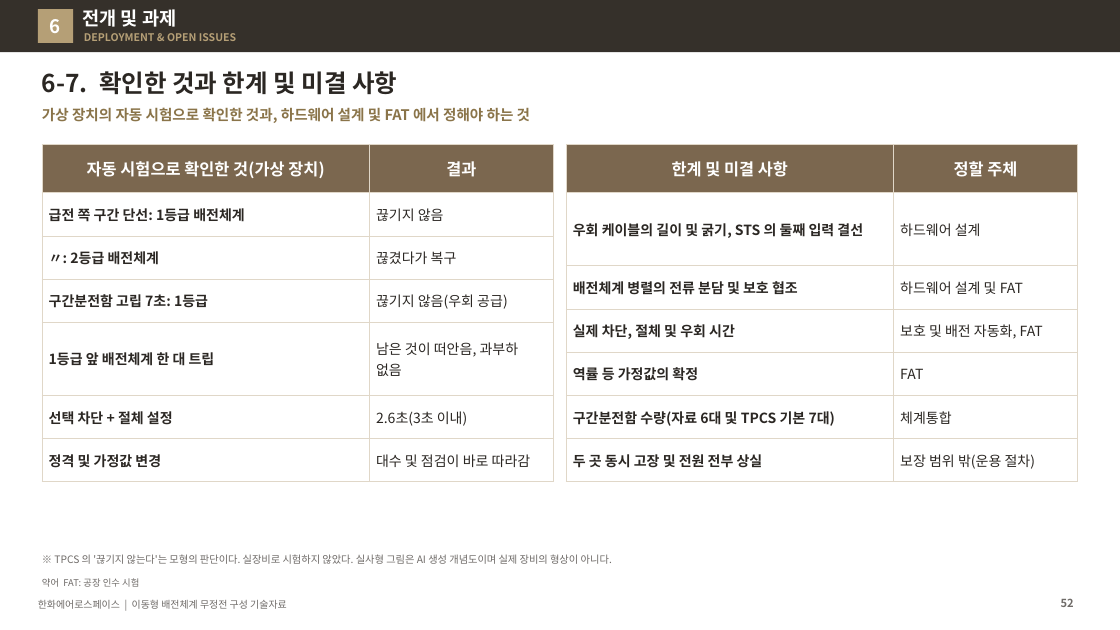
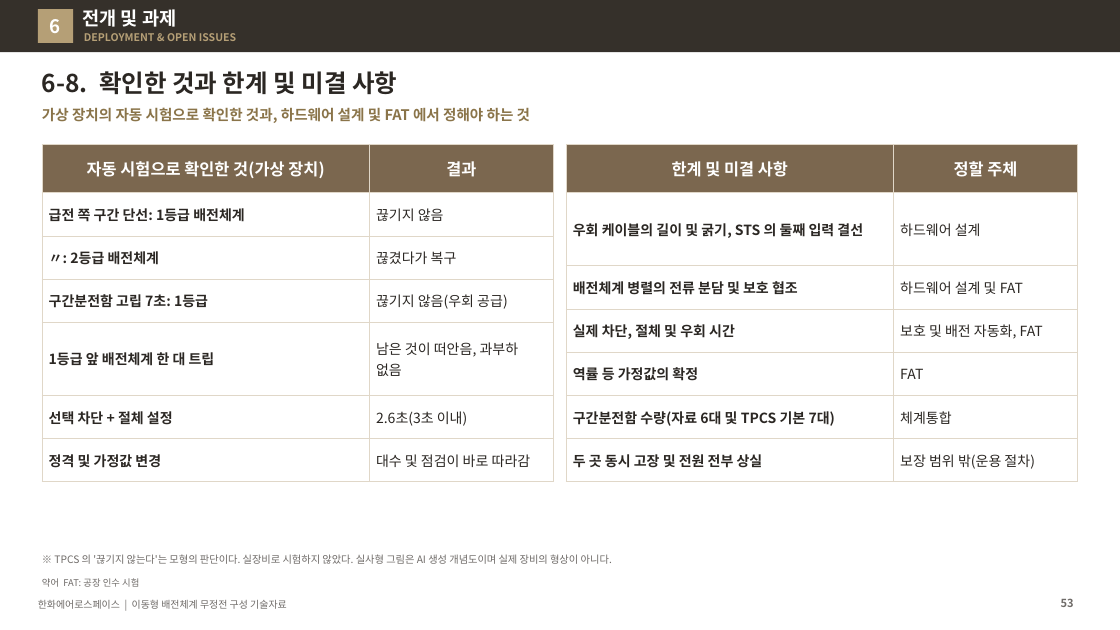
Before and after one commit to byunjd112-hue/headroom, a slide deck: slide 53 of mobile_ems/docs/out/IFPS_이동형배전체계_무정전구성_기술자료_Rev72.pptx (slide 52 before the commit). Drawn at 1120x630 pixels with LibreOffice and Linux fonts; fonts in the diff are those of the drawing. Boxes give left, top, right and bottom in pixels: in the first picture for what was removed or moved away, otherwise in the second. Text is boxed around its words. In the diff, an @@ line names an element or a change of style, - is before the commit and + after.

```diff
--- a/mobile_ems/docs/out/IFPS_이동형배전체계_무정전구성_기술자료_Rev72.pptx
+++ b/mobile_ems/docs/out/IFPS_이동형배전체계_무정전구성_기술자료_Rev72.pptx
@@ title at [42,71,397,95]: text changed @@
-6-7. 확인한 것과 한계 및 미결 사항
+6-8. 확인한 것과 한계 및 미결 사항
```
Also in this commit, not shown: 4 other slides changed, 1 slide added, 2 other files.
